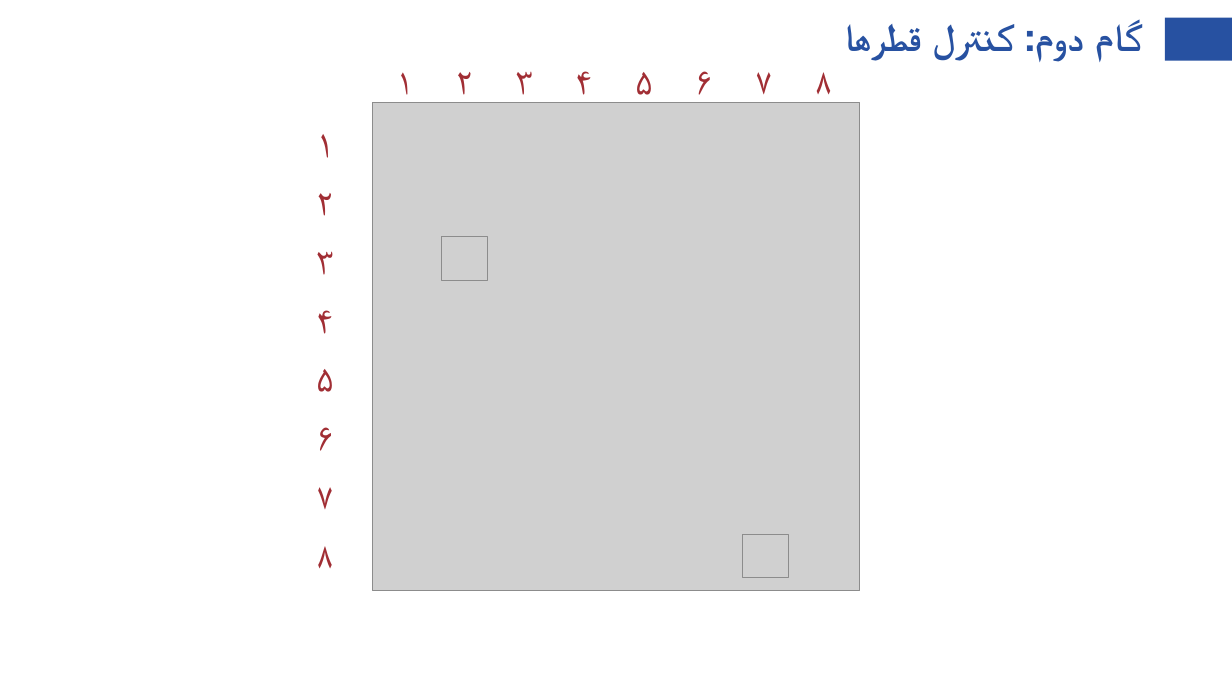
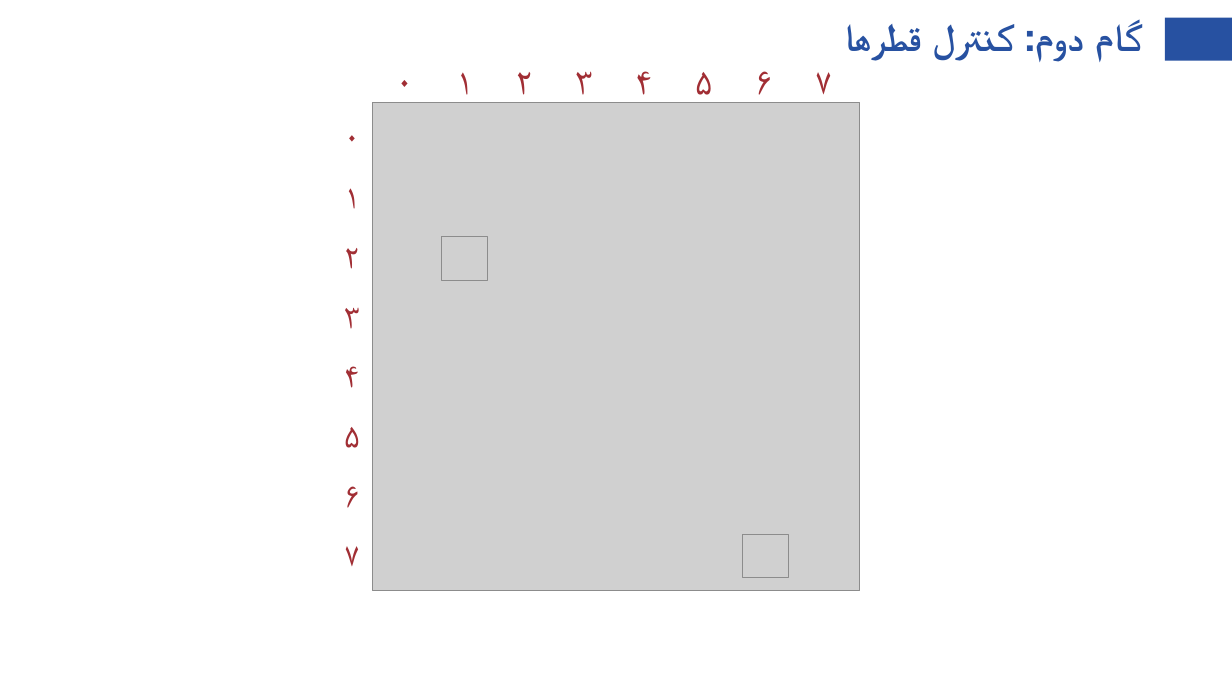
Before and after one commit to SharifiZarchi/Algorithms_Python_HighSchool, a slide deck: slide 102 of Slides/فصل ۷ - نقاشی های فرکتالی/جلسه هفتم .pptx. Drawn at 1232x693 pixels with LibreOffice and Linux fonts; fonts in the diff are those of the drawing; grey boxes stand for pictures; background and template pictures are left out. Boxes give left, top, right and bottom in pixels: in the first picture for what was removed or moved away, otherwise in the second. Text is boxed around its words. In the diff, an @@ line names an element or a change of style, - is before the commit and + after.

```diff
--- a/Slides/فصل ۷ - نقاشی های فرکتالی/جلسه هفتم .pptx
+++ b/Slides/فصل ۷ - نقاشی های فرکتالی/جلسه هفتم .pptx
@@ 7 texts: place and size @@
-7 texts at bbox=[396, 71, 773, 104]
+7 texts at bbox=[456, 71, 833, 104]
@@ text added at bbox=[396, 80, 414, 104], 28 pt, text #A12E34 @@
+۰
@@ text removed at bbox=[815, 72, 833, 104] @@
-۸
@@ text added at bbox=[344, 135, 360, 142], 25.5 pt, text #A12E34 @@
+۰
@@ text "۱": place and size @@
-text "۱" at bbox=[315, 134, 334, 158]
+text "۱" at bbox=[344, 188, 360, 209]
@@ text "۱" at bbox=[344, 188, 360, 209]: size 30 to 25.5 pt; less space between paragraphs @@
@@ text "۲": place and size @@
-text "۲" at bbox=[316, 193, 334, 216]
+text "۲" at bbox=[344, 248, 360, 269]
@@ text "۳": place and size @@
-text "۳" at bbox=[316, 251, 334, 275]
+text "۳" at bbox=[344, 308, 360, 328]
@@ text "۴": place and size @@
-text "۴" at bbox=[316, 310, 334, 334]
+text "۴" at bbox=[344, 366, 360, 388]
@@ text "۵": place and size @@
-text "۵" at bbox=[316, 369, 334, 392]
+text "۵" at bbox=[344, 427, 360, 448]
@@ size 28 to 25.5 pt; less space between paragraphs in 6 elements at bbox=[344, 248, 360, 269], bbox=[344, 308, 360, 328], bbox=[344, 366, 360, 388], bbox=[344, 427, 360, 448], bbox=[344, 546, 360, 566], bbox=[344, 486, 360, 508] @@
@@ text "۶": place and size @@
-text "۶" at bbox=[316, 427, 334, 451]
+text "۶" at bbox=[344, 486, 360, 508]
@@ text "۷": place and size @@
-text "۷" at bbox=[316, 487, 334, 509]
+text "۷" at bbox=[344, 546, 360, 566]
@@ text removed at bbox=[316, 546, 334, 568] @@
-۸
```
Also in this commit, not shown: 1 other slide changed, 2 slides added, 2 other files.
